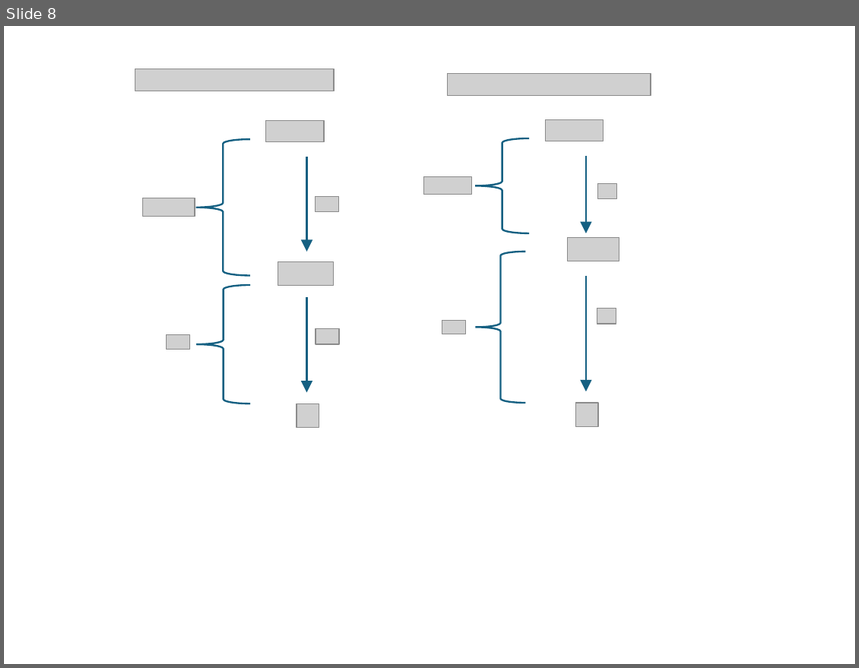
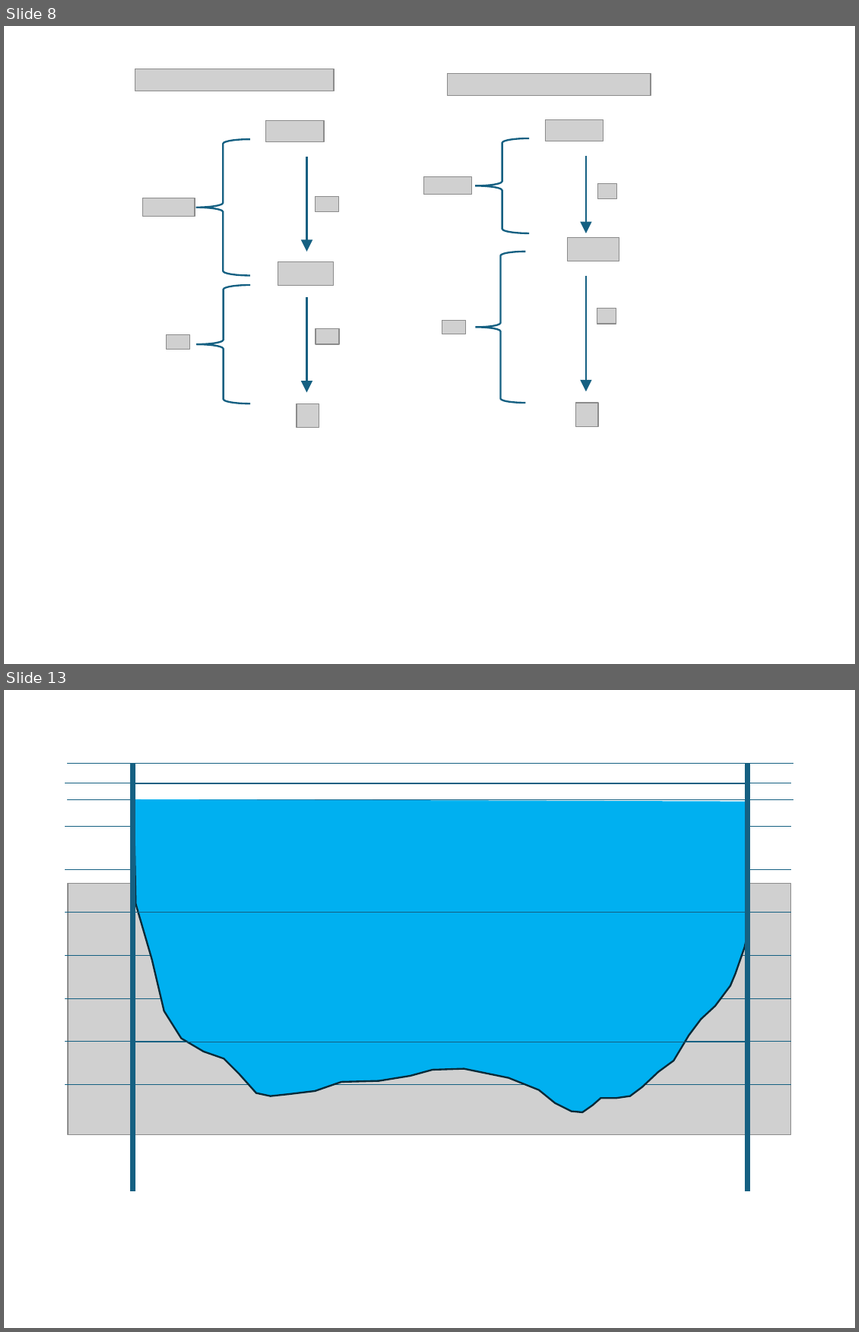
Before and after one commit to Olsthoorn/mf6lab, a slide deck: Projects/ARK_RWS/images/Plaatjes_RWS_ARK.pptx. Shown one above the other, each under a label of ours: slide 8 before the commit, slides 8 and 13 after it; the slides between them are not shown. The pictures are 859x668 and 859x1332 pixels, drawn with LibreOffice and Linux fonts; fonts in the diff are those of the drawing; grey boxes stand for pictures. Boxes give left, top, right and bottom in pixels: in the first picture for what was removed or moved away, otherwise in the second. Text is boxed around its words. In the diff, an @@ line names an element or a change of style, - is before the commit and + after.

```diff
--- a/Projects/ARK_RWS/images/Plaatjes_RWS_ARK.pptx
+++ b/Projects/ARK_RWS/images/Plaatjes_RWS_ARK.pptx
@@ slide 13 added at <box>4,690,855,1328</box>, background #FFFFFF @@
@@ line added from (67, 763) to (793, 763), #156082 0.5 pt @@
@@ line added from (67, 799) to (793, 799), #156082 0.5 pt @@
@@ group added at <box>132,763,749,1192</box>: 5 lines, 1 freeform shape @@
@@ group added at <box>65,783,791,1085</box>: 8 lines @@
@@ picture added at <box>68,883,791,1135</box> @@
```
Also in this commit, not shown: 6 other slides added, 10 other files.
